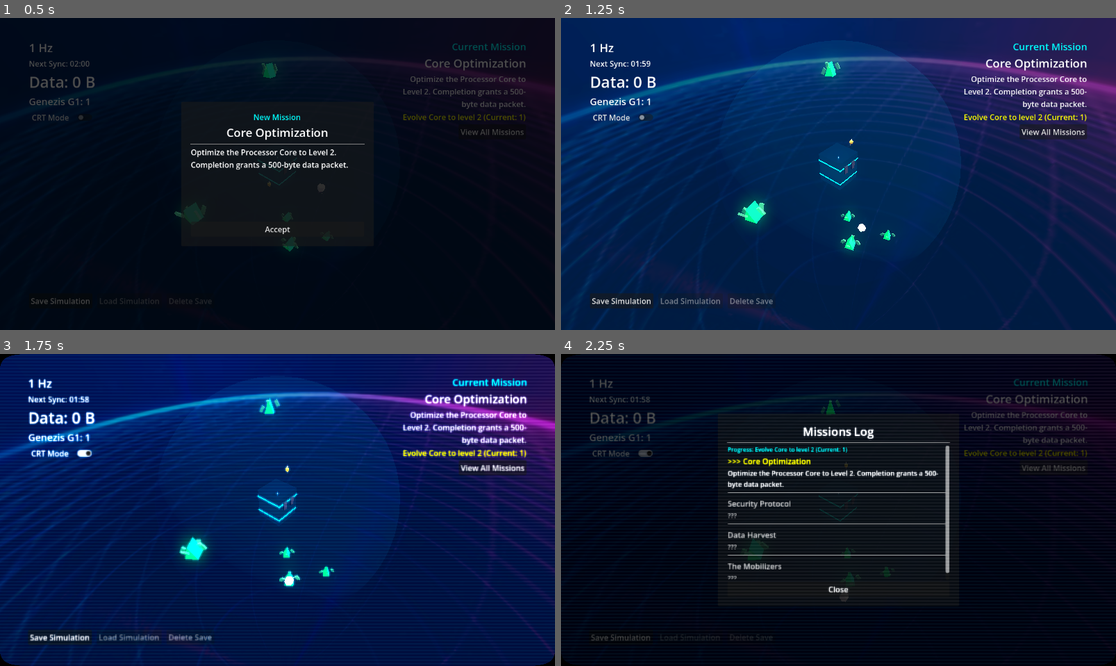
Above: before the commit, frames 1-4 (two rows, left to right).
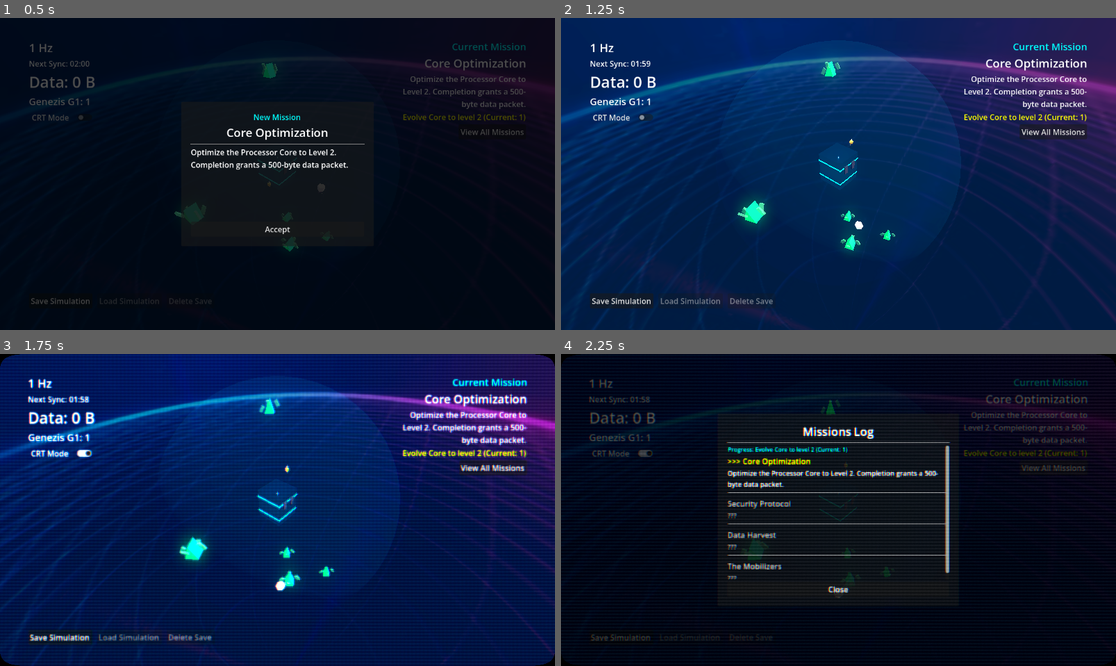
Above: after the commit, the same moments.

Repository: peterlavey/immanent
Game: Godot game, scene res://src/core/world/World.tscn
The game is run twice, just before and just after one commit, with the same random seed, the same clock (stepped at 60 frames per second) and the same inputs. Sound files missing from this copy of the repository are replaced by a short silence.
Inputs:
- Up to frame 1 (0.5 s): no input
- Up to frame 2 (1.25 s): click "Accept" at 0.5 s
- Up to frame 3 (1.75 s): click "CRT Mode" at 1.25 s
- Up to frame 4 (2.25 s): click "View All Missions" at 2 s

Frame 1 is identical in both runs. In frame 2, less than 0.1% of the frame differs, in the area x 50-55%, y 65-72%; in frame 3, 2.9%; in frame 4, 3.0%, in the area x 5-95%, y 7-92%.

Commit message:
Enhance CRT shader with chromatic aberration, phosphor mask, and subtle flicker; implement smooth camera interpolation for zoom and orbit; update tasks and documentation.

Diff:
--- a/assets/shaders/crt_mode.gdshader
+++ b/assets/shaders/crt_mode.gdshader
@@ -10,6 +10,9 @@
 uniform float neon_intensity : hint_range(0.0, 2.0) = 0.5;
 uniform float neon_threshold : hint_range(0.0, 1.0) = 0.3;
 uniform float neon_softness : hint_range(0.0, 1.0) = 0.1;
+uniform float chromatic_aberration : hint_range(0.0, 0.1) = 0.002;
+uniform float phosphor_opacity : hint_range(0.0, 1.0) = 0.05;
+uniform float flicker_intensity : hint_range(0.0, 0.1) = 0.001;
 uniform sampler2D screen_texture : hint_screen_texture, repeat_disable, filter_nearest;
 
 void fragment() {
@@ -34,11 +37,30 @@
     if (corner_mask > 1.0) {
         COLOR = vec4(0.0, 0.0, 0.0, 1.0);
     } else {
-        vec4 tex = texture(screen_texture, uv);
+        // Flicker/Noise
+        float flicker = (sin(TIME * 60.0) * 0.5 + 0.5) * flicker_intensity;
+        float noise = (fract(sin(dot(uv * TIME, vec2(12.9898, 78.233))) * 43758.5453) - 0.5) * 0.01;
+
+        // Chromatic Aberration
+        vec4 tex;
+        if (chromatic_aberration > 0.0) {
+            float r = texture(screen_texture, uv + vec2(chromatic_aberration, 0.0)).r;
+            float g = texture(screen_texture, uv).g;
+            float b = texture(screen_texture, uv - vec2(chromatic_aberration, 0.0)).b;
+            tex = vec4(r, g, b, 1.0);
+        } else {
+            tex = texture(screen_texture, uv);
+        }
+
+        tex.rgb += noise + flicker;
 
         // Scanlines
         float s = sin(uv.y * scanline_count + TIME * scanline_speed);
         tex.rgb -= s * scanline_opacity;
+
+        // Phosphor mask (vertical strips)
+        float p = sin(uv.x * scanline_count * 1.5);
+        tex.rgb *= 1.0 - (p * phosphor_opacity);
 
         // Neon Glow effect (simplified 5-sample bloom/glow)
         if (neon_intensity > 0.0) {
--- a/src/core/camera/Camera.gd
+++ b/src/core/camera/Camera.gd
@@ -6,14 +6,26 @@
 @export var rotation_speed: float = 0.005
 @export var gesture_zoom_speed: float = 1.0
 @export var parallax_factor: float = 0.05
+@export var smooth_speed: float = 10.0
 
 var orbit_distance: float = 20.0
+var target_orbit_distance: float = 20.0
 var target: Vector3 = Vector3.ZERO
 var rotation_angles: Vector2 = Vector2(0.7, 0.7) # X: vertical, Y: horizontal
+var target_rotation_angles: Vector2 = Vector2(0.7, 0.7)
 
 func _ready() -> void:
 	# Set target to origin where Core is located
 	target = Vector3.ZERO
+	target_orbit_distance = orbit_distance
+	target_rotation_angles = rotation_angles
+	_update_camera_position()
+
+func _process(delta: float) -> void:
+	# Smoothly interpolate camera position and rotation
+	orbit_distance = lerp(orbit_distance, target_orbit_distance, smooth_speed * delta)
+	rotation_angles.x = lerp(rotation_angles.x, target_rotation_angles.x, smooth_speed * delta)
+	rotation_angles.y = lerp(rotation_angles.y, target_rotation_angles.y, smooth_speed * delta)
 	_update_camera_position()
 
 func _unhandled_input(event: InputEvent) -> void:
@@ -27,7 +39,7 @@
 		# Some macOS versions might report 1.0 + delta, others 1.0 * factor.
 		# If magnification is very close to 1.0 but not 1.0, we treat it as delta.
 		# However, usually 1.1 = 10% zoom.
-		var zoom_delta = (1.0 - magnification) * orbit_distance * gesture_zoom_speed * 10.0
+		var zoom_delta = (1.0 - magnification) * target_orbit_distance * gesture_zoom_speed * 10.0
 		zoom(zoom_delta)
 		return
 
@@ -65,16 +77,14 @@
 		# but standard drag handles it above.
 
 func _rotate_camera(dx: float, dy: float) -> void:
-	rotation_angles.y -= dx
-	rotation_angles.x -= dy
+	target_rotation_angles.y -= dx
+	target_rotation_angles.x -= dy
 	# Clamp vertical rotation to avoid being exactly at poles where look_at(Vector3.UP) fails
-	rotation_angles.x = clamp(rotation_angles.x, -PI/2 + 0.1, PI/2 - 0.1)
-	_update_camera_position()
+	target_rotation_angles.x = clamp(target_rotation_angles.x, -PI/2 + 0.1, PI/2 - 0.1)
 
 func zoom(amount: float) -> void:
-	orbit_distance += amount
-	orbit_distance = clamp(orbit_distance, min_zoom, max_zoom)
-	_update_camera_position()
+	target_orbit_distance += amount
+	target_orbit_distance = clamp(target_orbit_distance, min_zoom, max_zoom)
 
 func _update_camera_position() -> void:
 	var pos = Vector3.ZERO
--- a/src/ui/hud/CRTEffect.tscn
+++ b/src/ui/hud/CRTEffect.tscn
@@ -14,6 +14,9 @@
 shader_parameter/neon_intensity = 0.4
 shader_parameter/neon_threshold = 0.2
 shader_parameter/neon_softness = 0.1
+shader_parameter/chromatic_aberration = 0.001
+shader_parameter/phosphor_opacity = 0.04
+shader_parameter/flicker_intensity = 0.001
 
 [node name="CRTEffect" type="CanvasLayer"]
 layer = 10
Not shown, changed: docs/tasks.md
